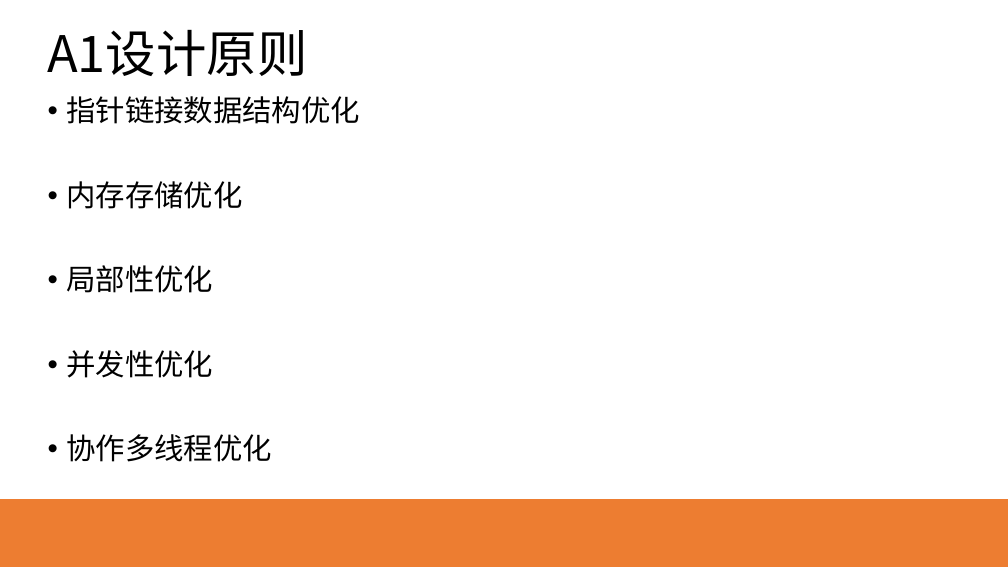
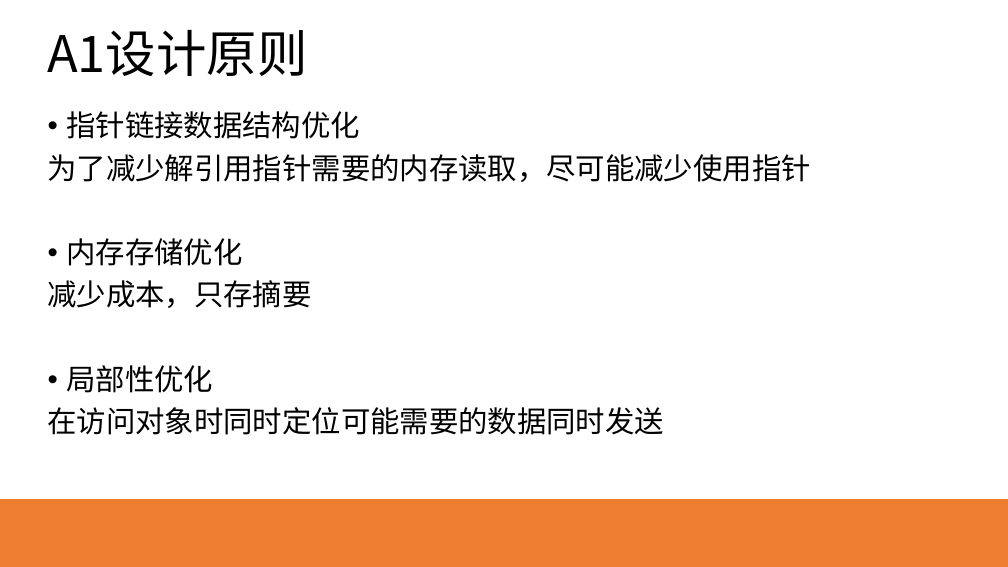
Before and after one commit to HEU-CS/new-database-Yeecoder, a slide deck: slide 6 of S320067135赵博文.pptx (slide 5 before the commit). Drawn at 1008x567 pixels with LibreOffice and Linux fonts; fonts in the diff are those of the drawing. Boxes give left, top, right and bottom in pixels: in the first picture for what was removed or moved away, otherwise in the second. Text is boxed around its words. In the diff, an @@ line names an element or a change of style, - is before the commit and + after.

```diff
--- a/S320067135赵博文.pptx
+++ b/S320067135赵博文.pptx
@@ text "指针链接数据结构优化": place and size @@
-text "指针链接数据结构优化" at bbox=[66, 96, 360, 462]
+text "指针链接数据结构优化" at bbox=[48, 111, 811, 435]
@@ text at bbox=[48, 154, 811, 182]: paragraph added @@
+为了减少解引用指针需要的内存读取，尽可能减少使用指针
@@ text at bbox=[48, 280, 312, 308]: paragraph added @@
+减少成本，只存摘要
@@ text at bbox=[48, 407, 665, 435]: text changed @@
-• 并发性优化
-• 协作多线程优化
+在访问对象时同时定位可能需要的数据同时发送
```
Also in this commit, not shown: 5 other slides changed, 4 slides added, 2 slides removed, 1 other file.
